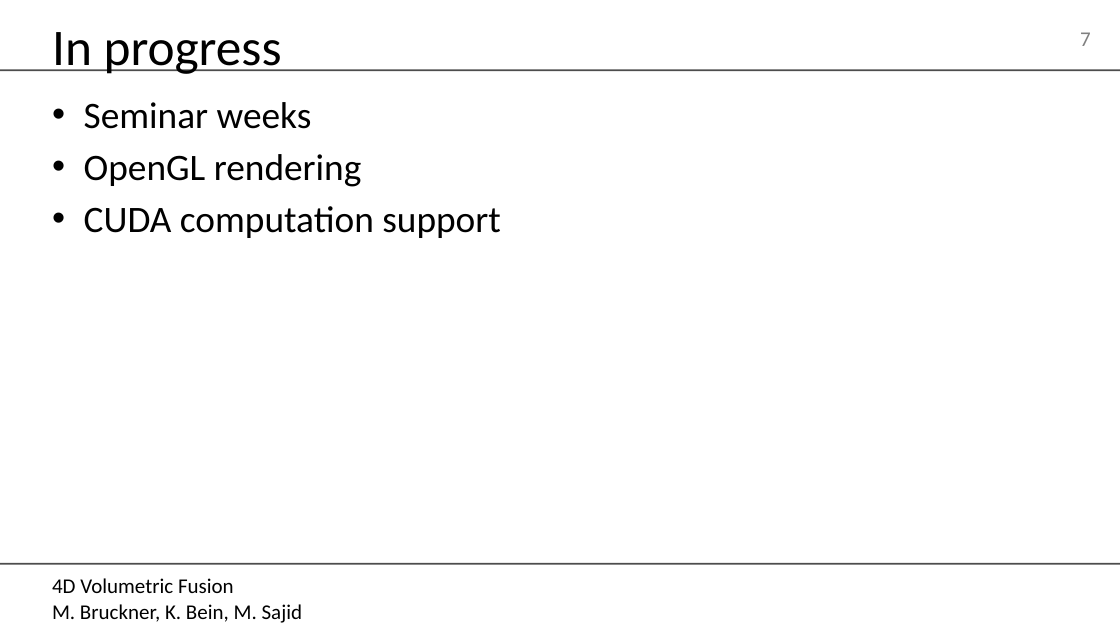
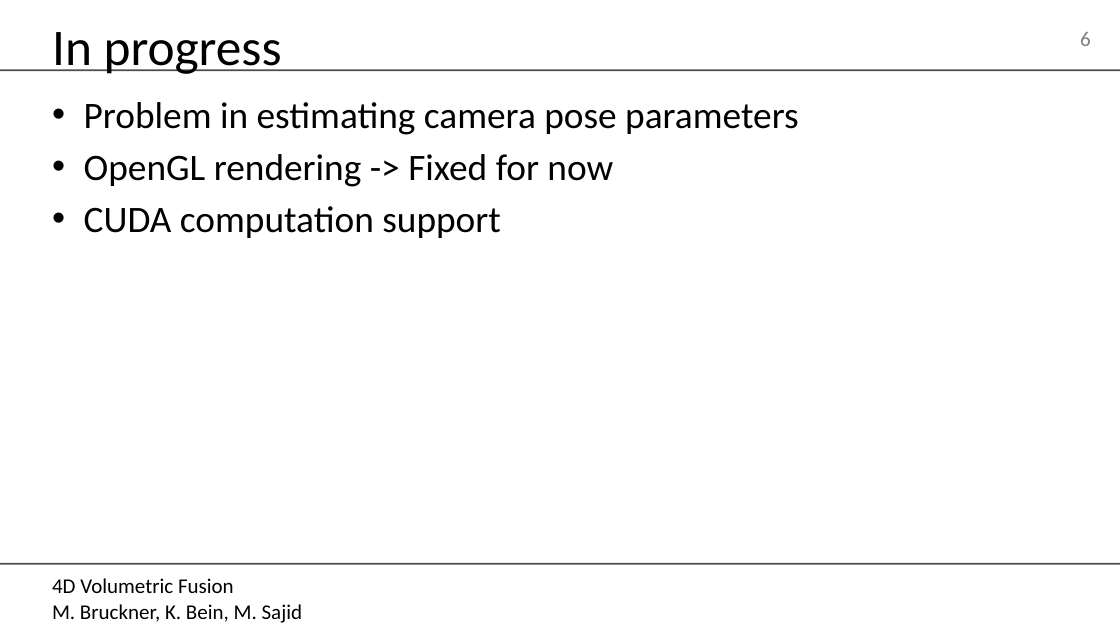
Before and after one commit to MarcelBruckner-TUMProjects/Volumetric-Fusion, a slide deck: slide 6 of Presentations/05.12.2019/05.12.2019.pptx (slide 7 before the commit). Drawn at 1120x630 pixels with LibreOffice and Linux fonts; fonts in the diff are those of the drawing; background and template pictures are left out. Boxes give left, top, right and bottom in pixels: in the first picture for what was removed or moved away, otherwise in the second. Text is boxed around its words. In the diff, an @@ line names an element or a change of style, - is before the commit and + after.

Commit message:
Updated presentation slides

```diff
--- a/Presentations/05.12.2019/05.12.2019.pptx
+++ b/Presentations/05.12.2019/05.12.2019.pptx
@@ page number at (x1=1080, y1=32, x2=1091, y2=46): text changed @@
-7
+6
@@ text at (x1=84, y1=102, x2=799, y2=187): text changed @@
-• Seminar weeks
-• OpenGL rendering
+• Problem in estimating camera pose parameters
+• OpenGL rendering -> Fixed for now
```
Also in this commit, not shown: 3 slides added, 4 slides removed, 1 other file.
